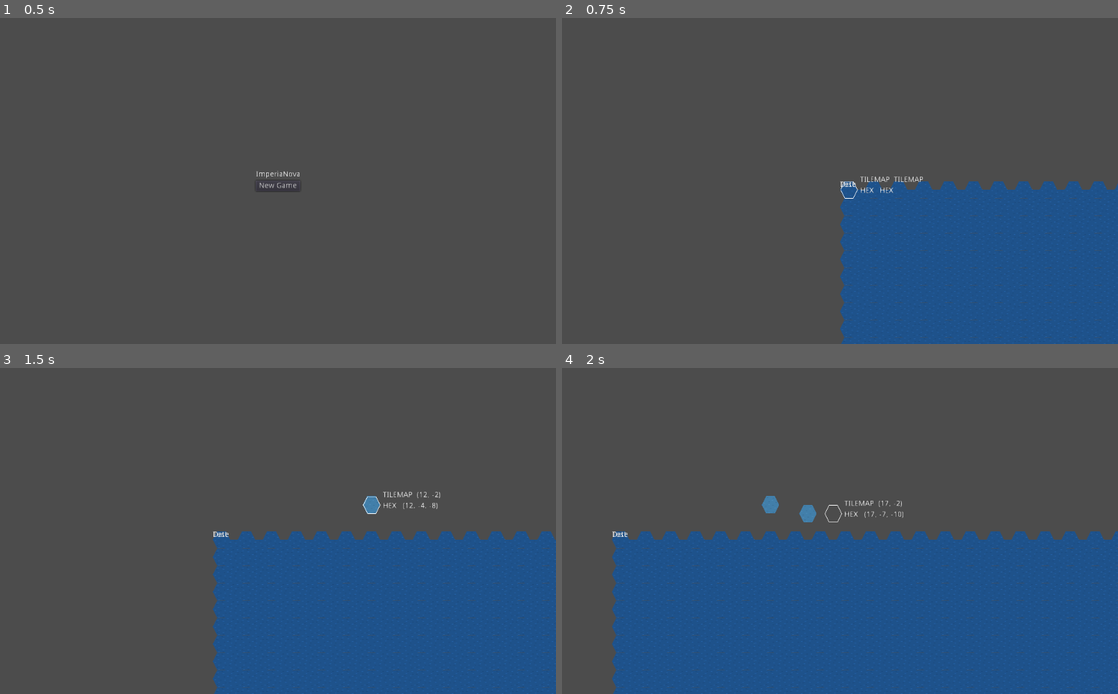
Above: before the commit, frames 1-4 (two rows, left to right).
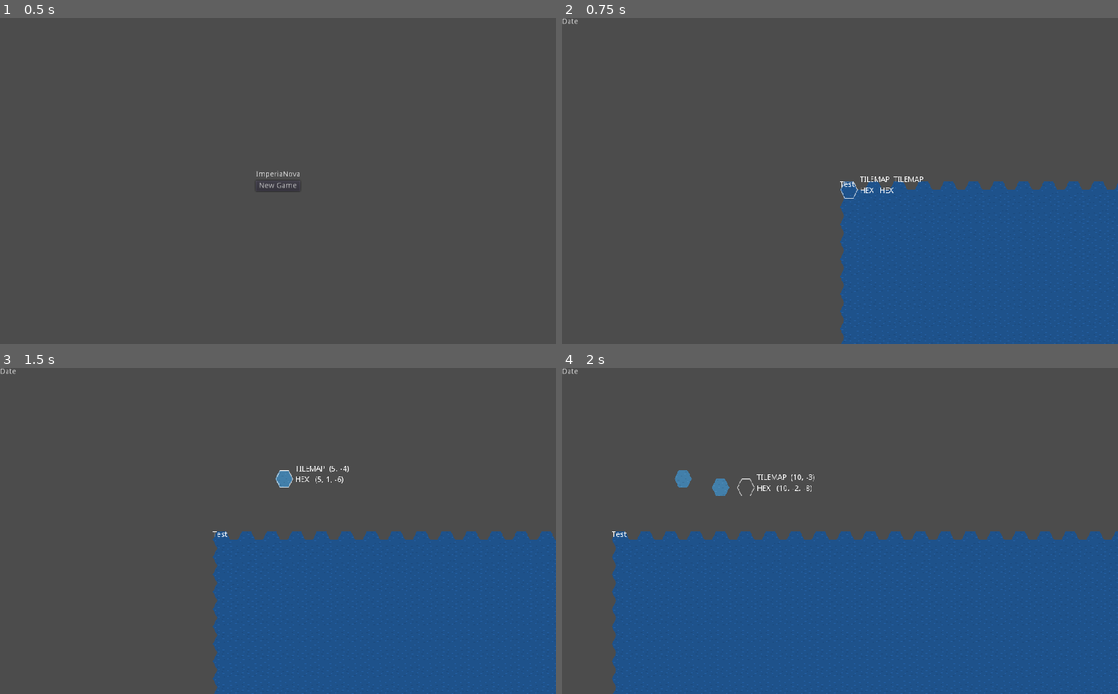
Above: after the commit, the same moments.

Repository: eranimo/imperianova
Game: Godot game, scene res://scenes/MainMenu/MainMenu.tscn
Two runs of this game, one before a commit and one after it. Both use one fixed random seed, a clock stepped at 60 frames per second and the inputs below.
Inputs (mouse positions are in pixels of both pictures, inside the frame that each line leads up to):
- Up to frame 1 (0.5 s): no input
- Up to frame 2 (0.75 s): click "New Game" at 0.5 s
- Up to frame 3 (1.5 s): tap Enter at 1.25 s; move the mouse to (400, 514) at 1.27 s; hold D (view_pan_right) from 1.28 s (still down); hold Middle mouse button (view_pan_mouse) from 1.28 s (still down); click (400, 514) at 1.42 s
- Up to frame 4 (2 s): keep holding D (view_pan_right); keep holding Middle mouse button (view_pan_mouse); click (962, 514) at 1.52 s

Frame 1 is identical in both runs. In frame 2, 0.4% of the frame differs, in the area x 0-100%, y 0-99%; in frame 3, 0.8%; in frame 4, 1.2%, in the area x 0-100%, y 0-100%.

Commit message:
fixed viewport / camera

Diff:
--- a/scenes/GameView/GameView.tscn
+++ b/scenes/GameView/GameView.tscn
@@ -1,25 +1,10 @@
-[gd_scene load_steps=4 format=2]
+[gd_scene load_steps=2 format=2]
 
-[ext_resource path="res://scenes/GameView/GameView.gd" type="Script" id=1]
-[ext_resource path="res://scenes/Map/Map.tscn" type="PackedScene" id=2]
-[ext_resource path="res://scenes/GameView/MapCamera.gd" type="Script" id=3]
+[ext_resource path="res://scenes/MapViewport/MapViewport.tscn" type="PackedScene" id=2]
 
-[node name="Node2D" type="Node2D"]
-script = ExtResource( 1 )
+[node name="GameView" type="Node2D"]
 
-[node name="Map" parent="." instance=ExtResource( 2 )]
-
-[node name="Label" type="Label" parent="Map"]
-margin_right = 40.0
-margin_bottom = 14.0
-text = "Test"
-__meta__ = {
-"_edit_use_anchors_": false
-}
-
-[node name="MapCamera" type="Camera2D" parent="Map"]
-current = true
-script = ExtResource( 3 )
+[node name="MapViewport" parent="." instance=ExtResource( 2 )]
 
 [node name="Label" type="Label" parent="."]
 margin_right = 40.0
--- a/scenes/Map/Map.gd
+++ b/scenes/Map/Map.gd
@@ -5,7 +5,7 @@
 		for y in range(map_height):
 			self.set_cellv(Vector2(x, y), 0)
 
-func _unhandled_input(event) -> void:
+func _input(event) -> void:
 	# A simple code to show how to you can manipulate hexes using the mouse.
 	var mouse_offset: Vector2 = Vector2(-11,-6)
 		# Due to the compressed cells of the TileMap (in order to make the hexes appear to border each other)
--- a/scenes/GameView/MapCamera.gd
+++ b/scenes/MapViewport/MapCamera.gd
@@ -7,7 +7,7 @@
 var pan_speed = 600
 
 var _mouse_captured = false
-func _unhandled_input(event):
+func _input(event):
 	# mousewheel zoom
 	if event is InputEventMouseButton:
 		if event.is_action_pressed("view_zoom_in"):
@@ -20,7 +20,6 @@
 	elif event.is_action_released("view_pan_mouse"):
 		_mouse_captured = false
 
-	print(zoom)
 	if _mouse_captured && event is InputEventMouseMotion:
 		position -= event.relative * zoom #opposite to relative motion, like we're grabbing the map
 
--- /dev/null
+++ b/scenes/MapViewport/MapViewport.gd
@@ -0,0 +1,5 @@
+extends ViewportContainer
+
+func _ready():
+	var map = get_node("Viewport/Map")
+	map.call("setup_map", 150, 75)
--- /dev/null
+++ b/scenes/MapViewport/MapViewport.tscn
@@ -0,0 +1,30 @@
+[gd_scene load_steps=4 format=2]
+
+[ext_resource path="res://scenes/MapViewport/MapViewport.gd" type="Script" id=1]
+[ext_resource path="res://scenes/Map/Map.tscn" type="PackedScene" id=2]
+[ext_resource path="res://scenes/MapViewport/MapCamera.gd" type="Script" id=3]
+
+[node name="MapViewport" type="ViewportContainer"]
+script = ExtResource( 1 )
+__meta__ = {
+"_edit_use_anchors_": false
+}
+
+[node name="Viewport" type="Viewport" parent="."]
+size = Vector2( 1024, 600 )
+handle_input_locally = false
+render_target_update_mode = 3
+
+[node name="Map" parent="Viewport" instance=ExtResource( 2 )]
+
+[node name="Label" type="Label" parent="Viewport/Map"]
+margin_right = 40.0
+margin_bottom = 14.0
+text = "Test"
+__meta__ = {
+"_edit_use_anchors_": false
+}
+
+[node name="MapCamera" type="Camera2D" parent="Viewport/Map"]
+current = true
+script = ExtResource( 3 )
